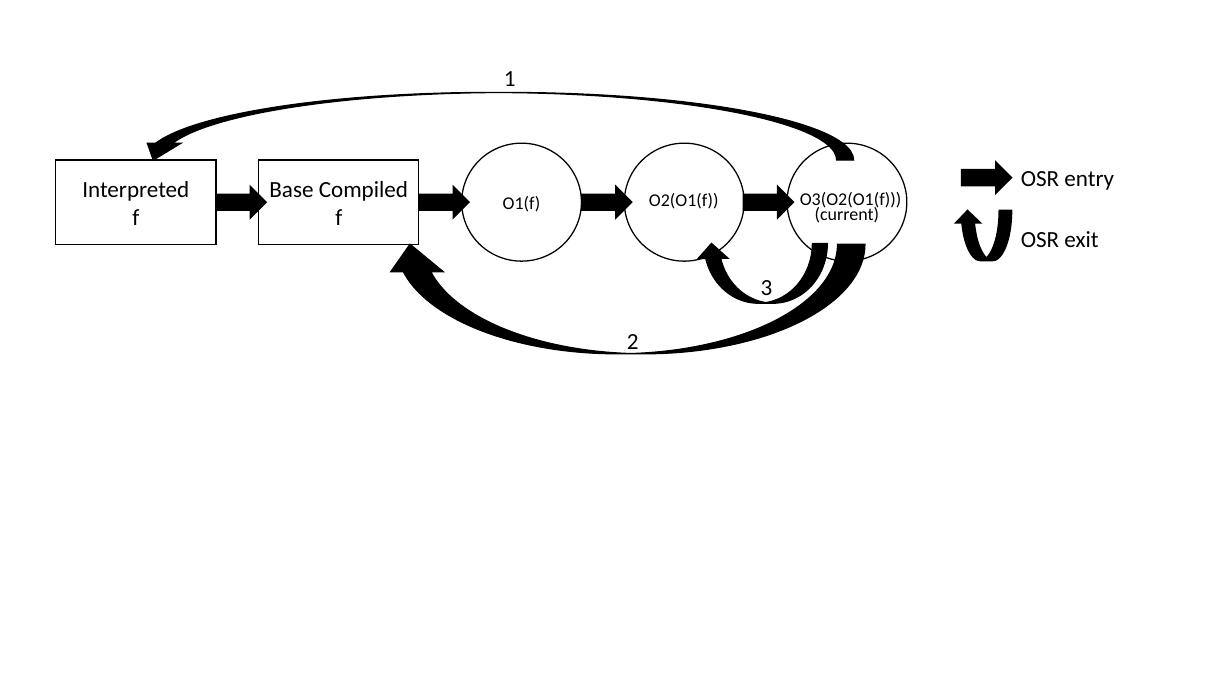
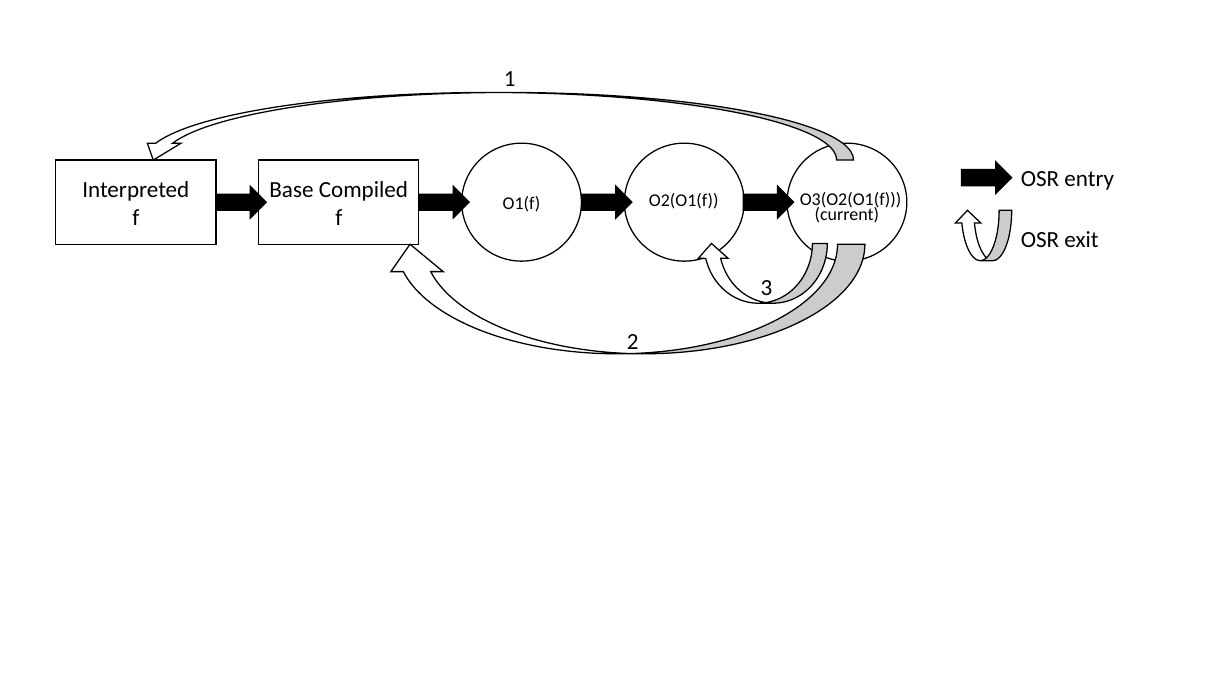
Before and after one commit to aghosn/master-thesis, a slide deck: slide 12 of MasterThesis/Figures/holzle.pptx. Drawn at 1232x693 pixels with LibreOffice and Linux fonts; fonts in the diff are those of the drawing. Boxes give left, top, right and bottom in pixels: in the first picture for what was removed or moved away, otherwise in the second. Text is boxed around its words. In the diff, an @@ line names an element or a change of style, - is before the commit and + after.

```diff
--- a/MasterThesis/Figures/holzle.pptx
+++ b/MasterThesis/Figures/holzle.pptx
@@ fill #000000 to #FFFFFF in 4 elements at (384,244,865,354), (696,244,828,304), (136,93,854,160), (955,210,1012,260) @@
```
Also in this commit, not shown: 11 other files.
